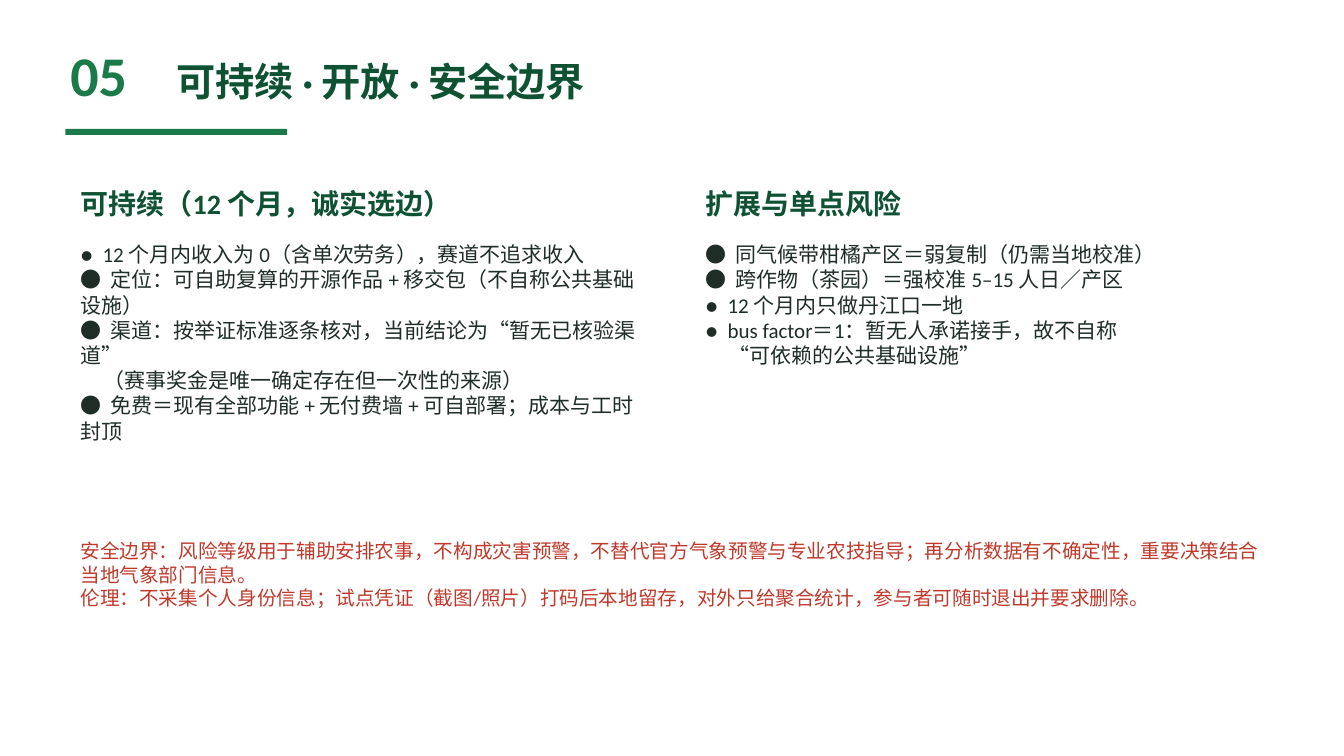
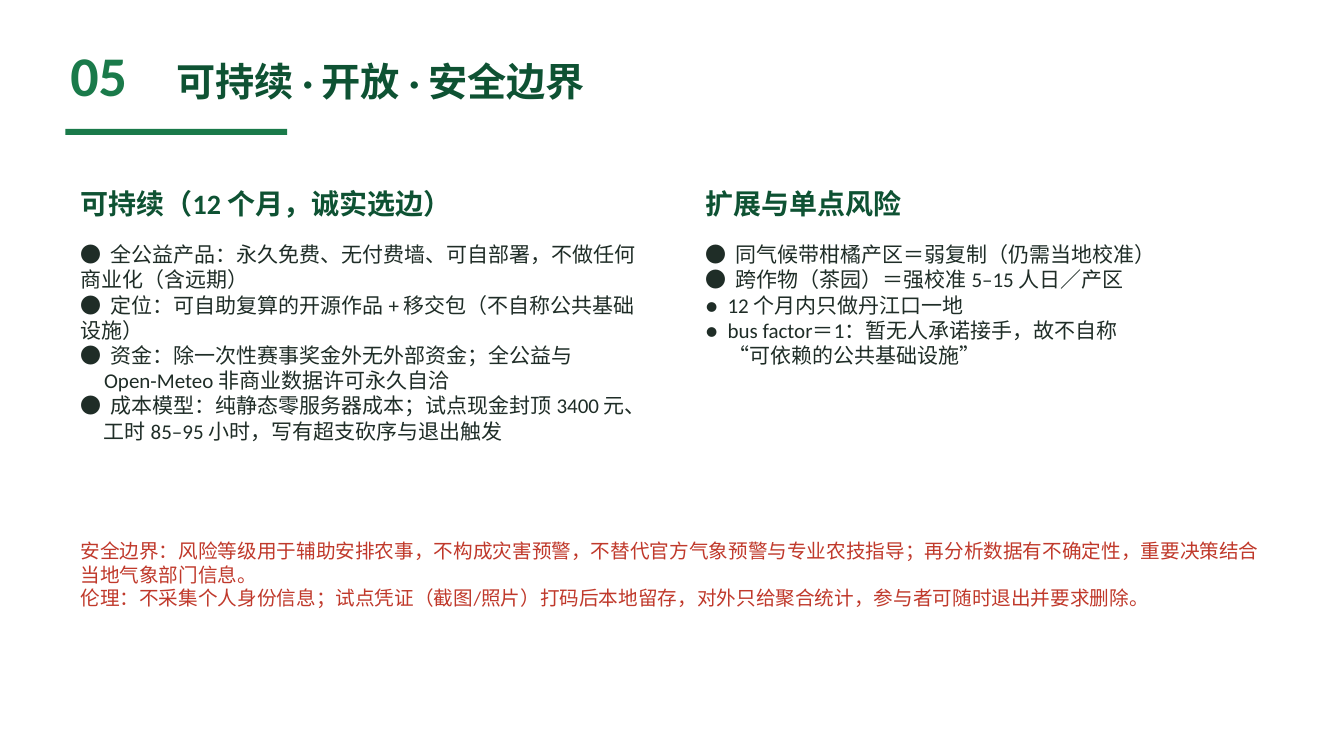
Before and after one commit to Pawnnwap/danju-zhihan, a slide deck: slide 7 of 丹橘知旱-参赛PPT.pptx. Drawn at 1344x756 pixels with LibreOffice and Linux fonts; fonts in the diff are those of the drawing. Boxes give left, top, right and bottom in pixels: in the first picture for what was removed or moved away, otherwise in the second. Text is boxed around its words. In the diff, an @@ line names an element or a change of style, - is before the commit and + after.

Commit message:
定版全公益口径：永久免费、不做任何商业化（含远期）
依据官方评审原文："Market sustainability (15%): Beneficiaries, customers or payers are clear, with a credible cost and adoption model"——受益人/客户/付费方三者任一清晰即可，不要求收入。

撤回的旧口径：12 个月收入为 0 的骑墙表述、远期四项人工服务收费、2027 年后再评估年费、
气象数据授权分成、气象+保险联动、WTP 支付意愿验证。

新口径以受益人（库区柑橘农户与农技员）+ 成本模型（纯静态零服务器成本、试点现金封顶 3400 元、
误工补偿无法合规列支自动降至 2200 元、工时 85–95 小时，均写有超支砍序与退出触发）作答；
全公益定位与 Open-Meteo 非商业数据许可永久自洽。
涉及 README、docs/02、docs/03、docs/04、PPT、GATES.json、答辩 cheatsheet、报名同步稿、作品帖第六章；
六道闸门全绿（parity/headline/baseline/smoke/mutation/docs rc 全 0）。

```diff
--- a/丹橘知旱-参赛PPT.pptx
+++ b/丹橘知旱-参赛PPT.pptx
@@ text at <box>80,244,636,289</box>: text changed @@
-● 12 个月内收入为 0（含单次劳务），赛道不追求收入
+● 全公益产品：永久免费、无付费墙、可自部署，不做任何商业化（含远期）
@@ text at <box>104,345,646,441</box>: text changed @@
-● 渠道：按举证标准逐条核对，当前结论为“暂无已核验渠道”
-（赛事奖金是唯一确定存在但一次性的来源）
-● 免费＝现有全部功能 + 无付费墙 + 可自部署；成本与工时封顶
+● 资金：除一次性赛事奖金外无外部资金；全公益与
+Open-Meteo 非商业数据许可永久自洽
+● 成本模型：纯静态零服务器成本；试点现金封顶 3400 元、
+工时 85–95 小时，写有超支砍序与退出触发
```
Also in this commit, not shown: 8 other files.
